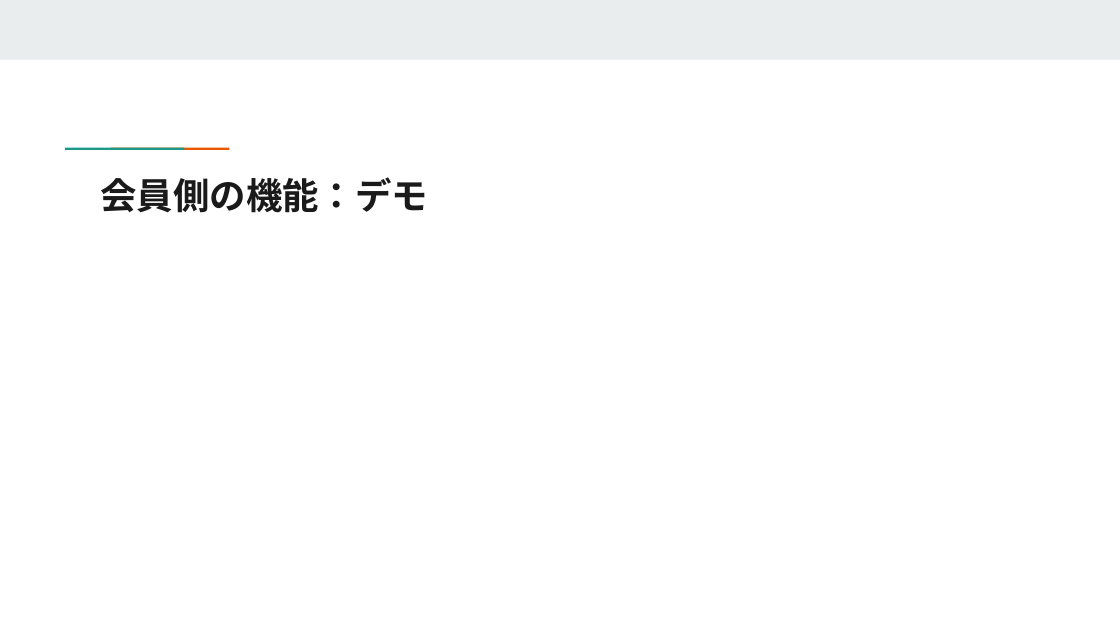
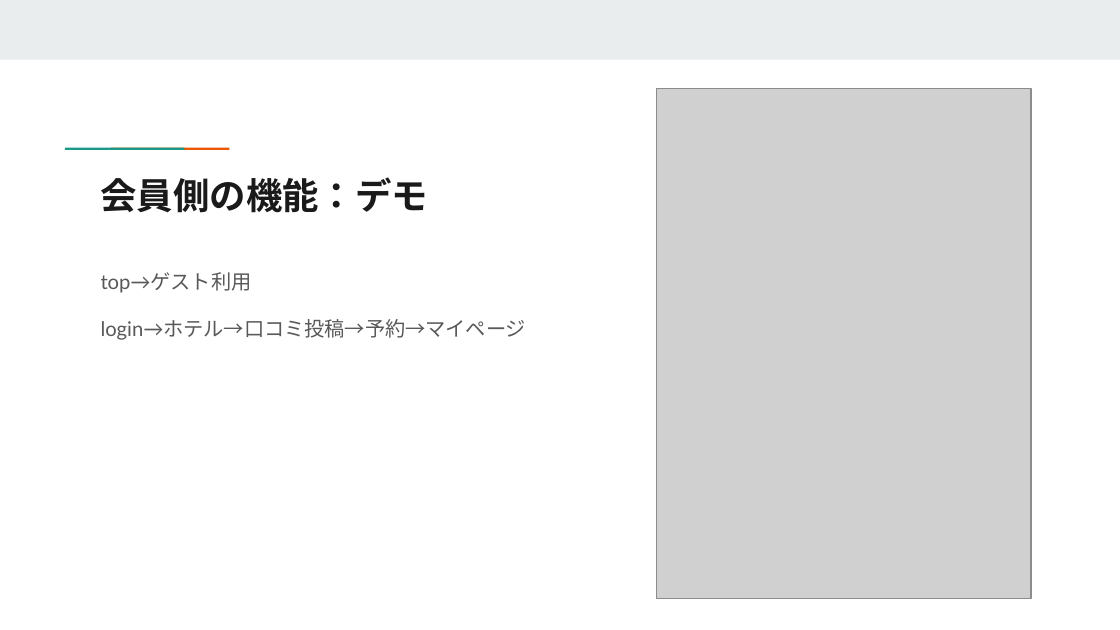
Before and after one commit to reskill-java-2024-nomura/Nomcnc, a slide deck: slide 4 of document/成果発表会資料.pptx. Drawn at 1120x630 pixels with LibreOffice and Linux fonts; fonts in the diff are those of the drawing; grey boxes stand for pictures. Boxes give left, top, right and bottom in pixels: in the first picture for what was removed or moved away, otherwise in the second. Text is boxed around its words. In the diff, an @@ line names an element or a change of style, - is before the commit and + after.

```diff
--- a/document/成果発表会資料.pptx
+++ b/document/成果発表会資料.pptx
@@ picture added at (656,88,1032,598) @@
@@ text added at (101,272,527,340), 13 pt, text #595959 @@
+top→ゲスト利用
+login→ホテル→口コミ投稿→予約→マイページ
```
Also in this commit, not shown: 9 other slides changed, 1 slide added.
